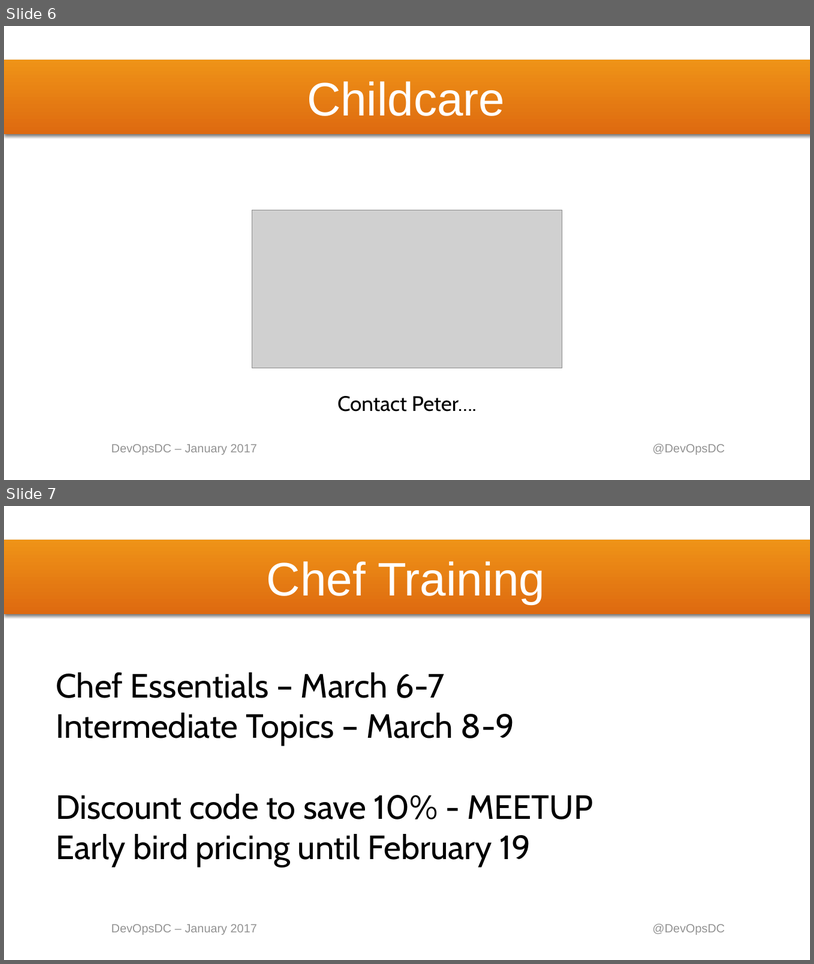
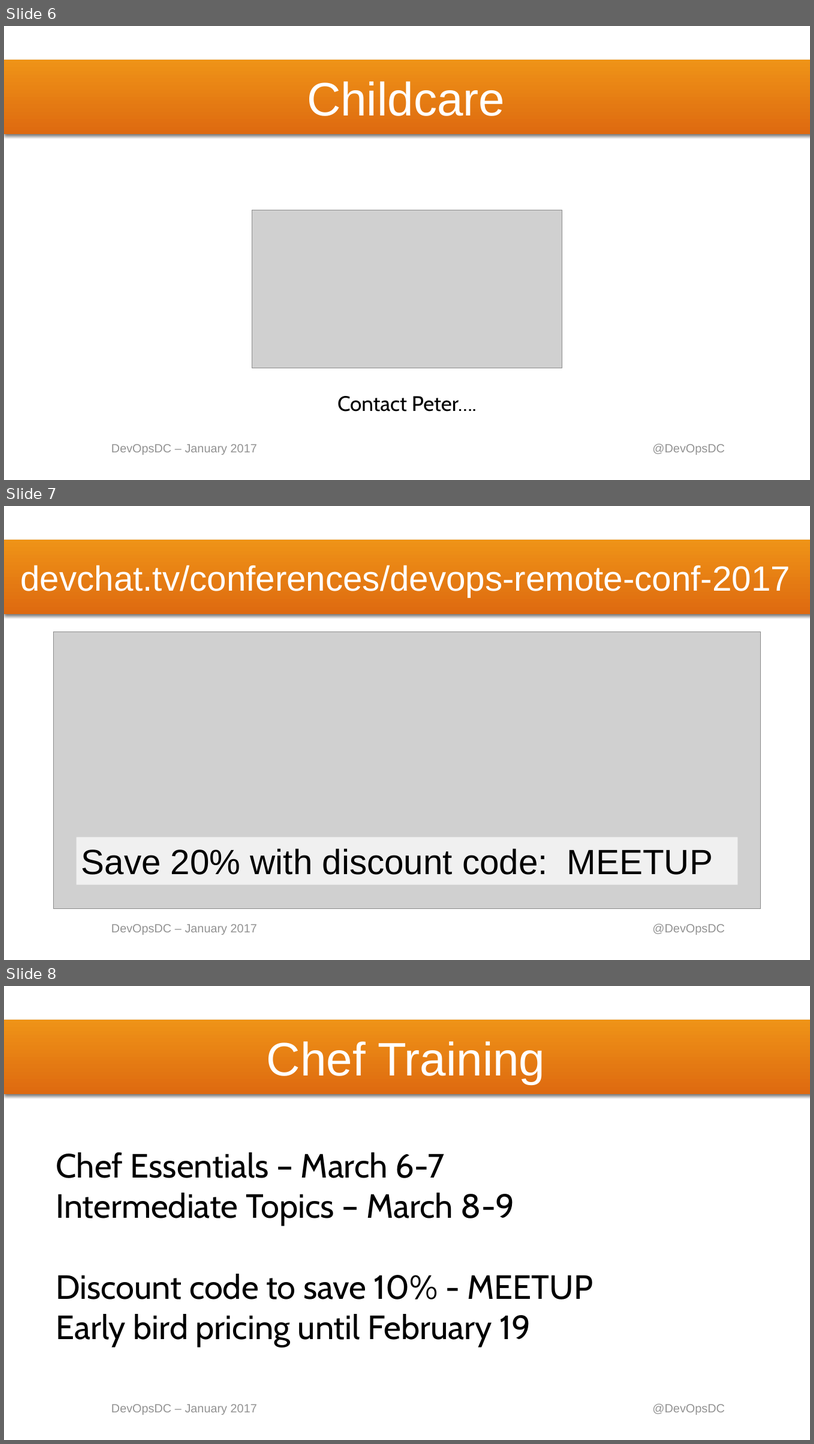
Before and after one commit to devopsdc/presentations, a slide deck: pdf/DevOpsDC Jan 2017.pptx. Shown one above the other, each under a label of ours: slides 6 and 7 before the commit, slides 6, 7 and 8 after it. The pictures are 814x964 and 814x1444 pixels, drawn with LibreOffice and Linux fonts; fonts in the diff are those of the drawing; grey boxes stand for pictures; background and template pictures are left out. Boxes give left, top, right and bottom in pixels: in the first picture for what was removed or moved away, otherwise in the second. Text is boxed around its words. In the diff, an @@ line names an element or a change of style, - is before the commit and + after.

Commit message:
Add slide about DevOps Remote Conference

```diff
--- a/pdf/DevOpsDC Jan 2017.pptx
+++ b/pdf/DevOpsDC Jan 2017.pptx
@@ slide 7 added at [4,506,810,960], background #FFFFFF; not listed: 3 template elements that a slide beside it also shows @@
@@ title added at [21,565,791,597], 50 pt, text #FFFFFF @@
+devchat.tv/conferences/devops-remote-conf-2017
@@ picture added at [54,632,761,909] @@
@@ rectangle added at [77,837,738,884], fill #FFFFFF at 70% opacity, 50 pt, text #000000 @@
+Save 20% with discount code: MEETUP
@@ what was slide 7 is now slide 8 @@
```
Also in this commit, not shown: 1 other file.
